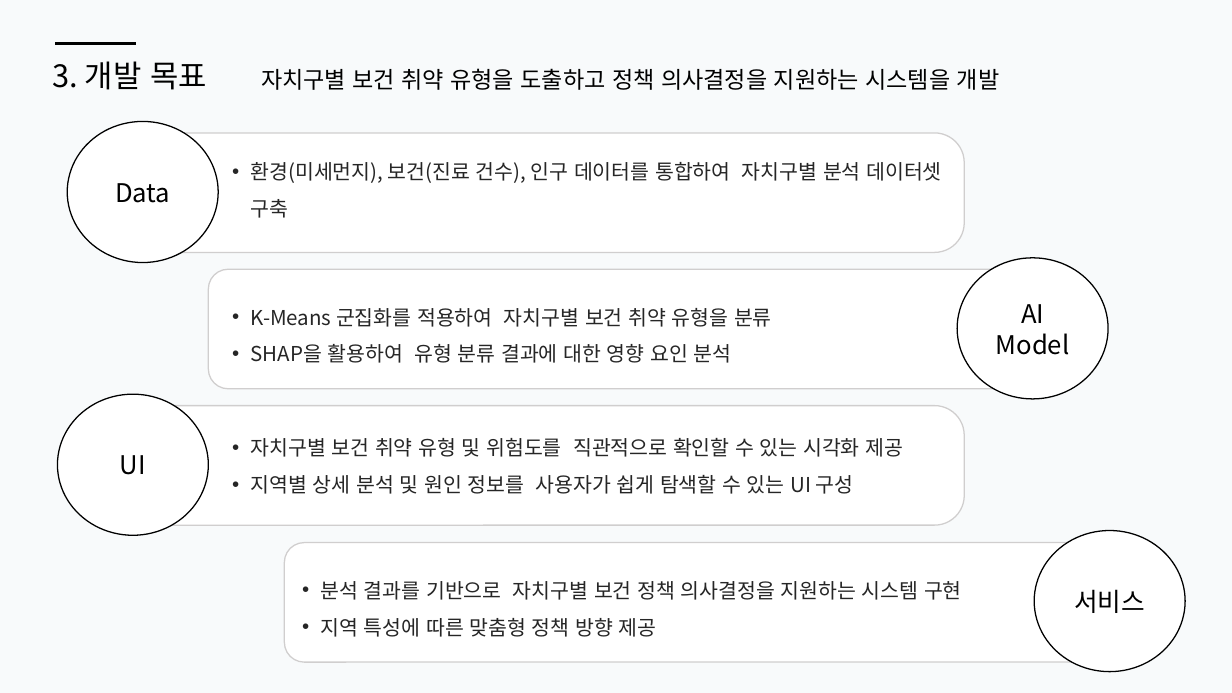
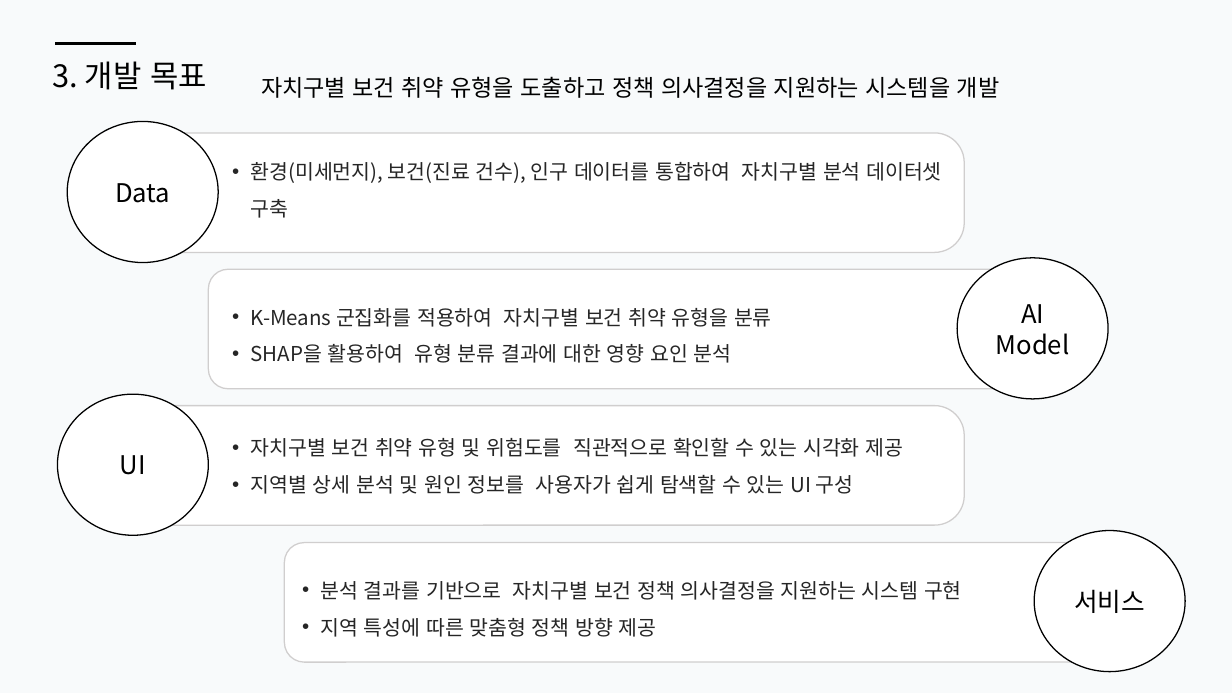
Before and after one commit to seongwook0217/SeongWook, a slide deck: slide 4 of 1차 프로젝트/1. 기획서_V2_.pptx. Drawn at 1232x693 pixels with LibreOffice and Linux fonts; fonts in the diff are those of the drawing. Boxes give left, top, right and bottom in pixels: in the first picture for what was removed or moved away, otherwise in the second. Text is boxed around its words. In the diff, an @@ line names an element or a change of style, - is before the commit and + after.

```diff
--- a/1차 프로젝트/1. 기획서_V2_.pptx
+++ b/1차 프로젝트/1. 기획서_V2_.pptx
@@ text "자치구별 보건 취약 유형을 도출하고 ...": place and size @@
-text "자치구별 보건 취약 유형을 도출하고 ..." at [261,68,1000,90]
+text "자치구별 보건 취약 유형을 도출하고 ..." at [261,76,1000,98]
```
